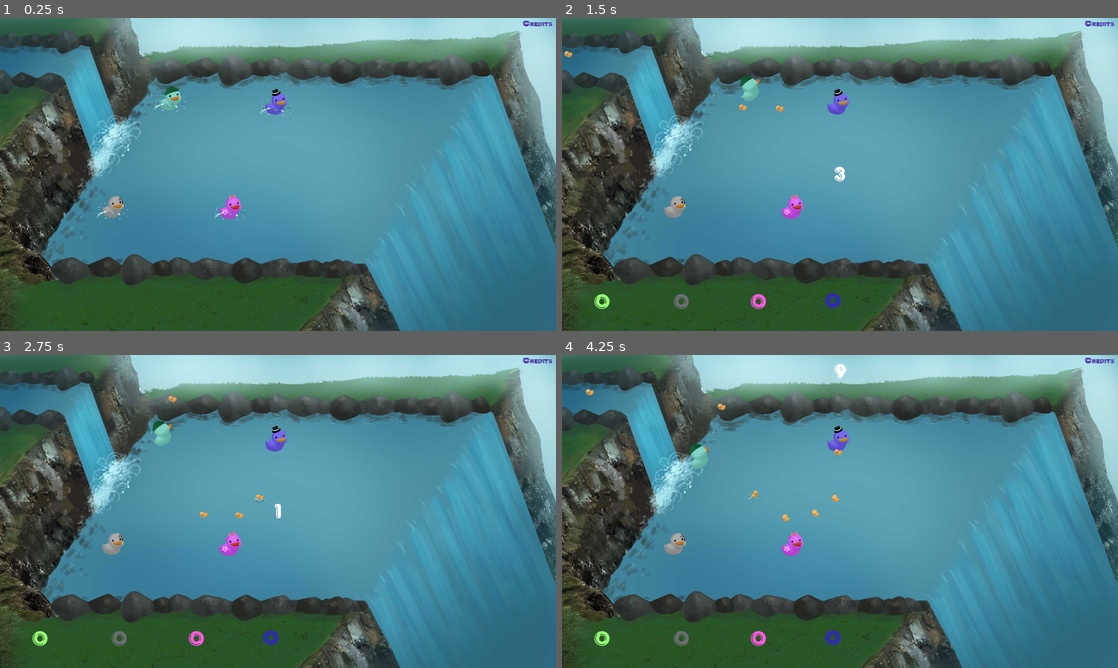
Above: before the commit, frames 1-4 (two rows, left to right).
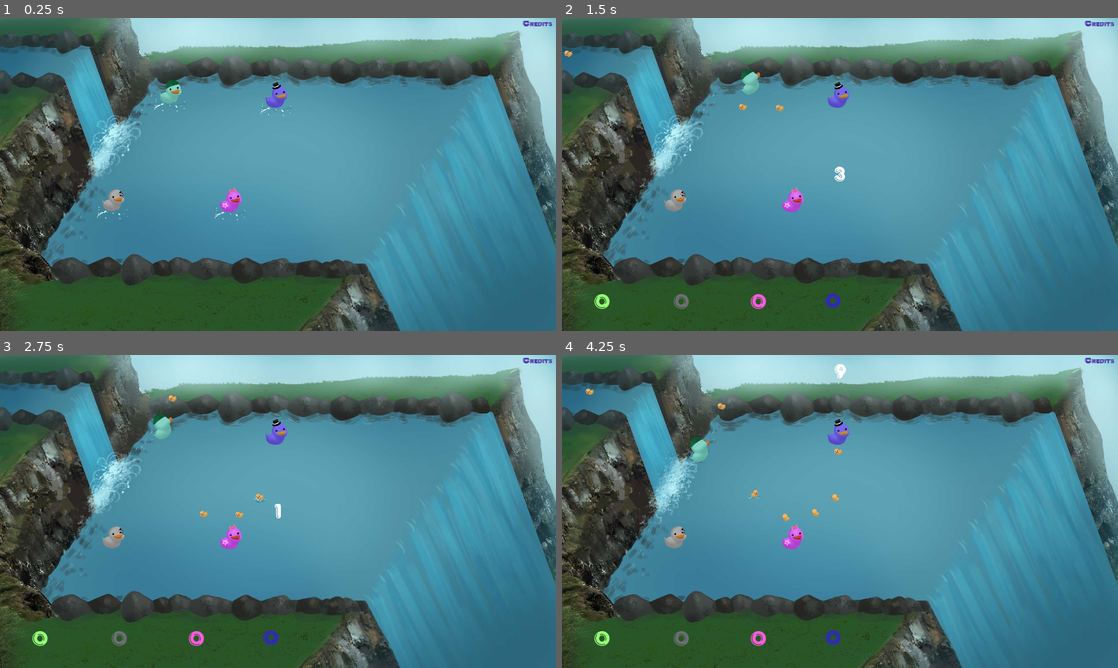
Above: after the commit, the same moments.

Repository: TeamAwesomeTOJam/ducks
Game: Godot game, scene res://Game.tscn
Two runs of this game, one before a commit and one after it. Both use one fixed random seed, a clock stepped at 60 frames per second and the inputs below.
Inputs:
- Up to frame 1 (0.25 s): no input
- Up to frame 2 (1.5 s): tap Enter (p0duck) at 0.5, 0.6, 1.35 s; hold Up (ui_up) 0.53-1.28 s
- Up to frame 3 (2.75 s): hold Up (ui_up) from 2.03 s (still down); tap Enter (p0duck) at 2.1 s
- Up to frame 4 (4.25 s): tap Enter (p0duck) at 2.85, 3.6 s; release Up (ui_up) at 3.53 s

The runs differ from the first frame. In frame 1, 0.9% of the frame differs, in the area x 18-52%, y 19-65%; in frame 2, 0.9%; in frame 3, 1.0%; in frame 4, 1.5%, in the area x 4-52%, y 10-65%.

Commit message:
fix collion shapes and z sorting

Diff:
--- a/Duck.gd
+++ b/Duck.gd
@@ -34,7 +34,7 @@
 func _process(delta):
     if state == STATE.Playing:
         playing(delta)
-        z_index = position.y
+        z_index = position.y + 7
     elif state == STATE.Spawning:
         spawning(delta)
     elif state == STATE.Scoring:
--- a/Duck.tscn
+++ b/Duck.tscn
@@ -19,9 +19,9 @@
 [sub_resource type="CircleShape2D" id=2]
 
 custom_solver_bias = 0.0
-radius = 10.0
+radius = 14.0
 
-[node name="Duck" type="RigidBody2D" index="0"]
+[node name="Duck" type="RigidBody2D"]
 
 input_pickable = false
 collision_layer = 1
@@ -47,6 +47,7 @@
 
 [node name="AnimatedSprite" type="AnimatedSprite" parent="." index="0"]
 
+position = Vector2( -0.19371, -2.71196 )
 frames = SubResource( 1 )
 animation = "bottom-right"
 frame = 3
--- a/FollowingDuck.gd
+++ b/FollowingDuck.gd
@@ -14,7 +14,7 @@
     var target_angle = -global_rotation
 
     $AnimatedSprite.rotate(target_angle - $AnimatedSprite.rotation)
-    z_index = to_global(position).y
+    z_index = to_global(position).y + 7
     if linear_velocity.x > 0 and abs(linear_velocity.x) > abs(linear_velocity.y):
         $AnimatedSprite.animation = "right"
     elif linear_velocity.x < 0 and abs(linear_velocity.x) > abs(linear_velocity.y):
--- a/FollowingDuck.tscn
+++ b/FollowingDuck.tscn
@@ -33,9 +33,9 @@
 [sub_resource type="CircleShape2D" id=2]
 
 custom_solver_bias = 0.0
-radius = 10.0
+radius = 14.0
 
-[node name="Duck" type="RigidBody2D" index="0"]
+[node name="Duck" type="RigidBody2D"]
 
 z_as_relative = false
 input_pickable = false
--- a/Game.tscn
+++ b/Game.tscn
@@ -58,7 +58,7 @@
 
 frames = SubResource( 1 )
 animation = "loop"
-frame = 3
+frame = 5
 playing = true
 offset = Vector2( 1280, 720 )
 _sections_unfolded = [ "Z Index" ]
@@ -125,7 +125,6 @@
 
 [node name="Borders" type="StaticBody2D" parent="." index="9"]
 
-editor/display_folded = true
 input_pickable = false
 collision_layer = 1
 collision_mask = 1
@@ -142,7 +141,7 @@
 
 [node name="CollisionShape2D2" type="CollisionShape2D" parent="Borders" index="1"]
 
-position = Vector2( 838.877, 1236.61 )
+position = Vector2( 838.877, 1277.51 )
 scale = Vector2( 0.658883, 1 )
 shape = SubResource( 3 )
 _sections_unfolded = [ "Transform" ]
@@ -160,51 +159,51 @@
 
 [node name="Rock" parent="Rocks" index="0" instance=ExtResource( 13 )]
 
-position = Vector2( 126.448, 1160.87 )
+position = Vector2( 126.448, 1185.86 )
 
 [node name="Rock2" parent="Rocks" index="1" instance=ExtResource( 13 )]
 
-position = Vector2( 313.064, 1206.3 )
+position = Vector2( 313.064, 1231.29 )
 
 [node name="Rock3" parent="Rocks" index="2" instance=ExtResource( 13 )]
 
-position = Vector2( 488.631, 1207.53 )
+position = Vector2( 488.631, 1232.52 )
 
 [node name="Rock4" parent="Rocks" index="3" instance=ExtResource( 13 )]
 
-position = Vector2( 616.316, 1195.25 )
+position = Vector2( 616.316, 1220.24 )
 
 [node name="Rock5" parent="Rocks" index="4" instance=ExtResource( 13 )]
 
-position = Vector2( 740.318, 1216.12 )
+position = Vector2( 740.318, 1241.11 )
 
 [node name="Rock6" parent="Rocks" index="5" instance=ExtResource( 13 )]
 
-position = Vector2( 821.348, 1206.3 )
+position = Vector2( 821.348, 1231.29 )
 
 [node name="Rock7" parent="Rocks" index="6" instance=ExtResource( 13 )]
 
-position = Vector2( 950.261, 1209.98 )
+position = Vector2( 950.261, 1234.97 )
 
 [node name="Rock8" parent="Rocks" index="7" instance=ExtResource( 13 )]
 
-position = Vector2( 1134.42, 1212.44 )
+position = Vector2( 1134.42, 1237.43 )
 
 [node name="Rock9" parent="Rocks" index="8" instance=ExtResource( 13 )]
 
-position = Vector2( 1011.65, 1223.49 )
+position = Vector2( 1011.65, 1248.48 )
 
 [node name="Rock10" parent="Rocks" index="9" instance=ExtResource( 13 )]
 
-position = Vector2( 1285.43, 1212.44 )
+position = Vector2( 1285.43, 1237.43 )
 
 [node name="Rock11" parent="Rocks" index="10" instance=ExtResource( 13 )]
 
-position = Vector2( 1433.99, 1214.9 )
+position = Vector2( 1433.99, 1239.89 )
 
 [node name="Rock12" parent="Rocks" index="11" instance=ExtResource( 13 )]
 
-position = Vector2( 1553.08, 1213.67 )
+position = Vector2( 1553.08, 1238.66 )
 
 [node name="Rock13" parent="Rocks" index="12" instance=ExtResource( 13 )]
 
--- a/Player.gd
+++ b/Player.gd
@@ -81,7 +81,7 @@
     elif state == STATE.PostGame:
         post_game(delta)
 
-    z_index = position.y
+    z_index = position.y + 30
 
 func _integrate_forces(f_state):
     if state == STATE.MoveToRespawn:
--- a/Player.tscn
+++ b/Player.tscn
@@ -113,7 +113,7 @@
 custom_solver_bias = 0.0
 radius = 34.2845
 
-[node name="Player" type="RigidBody2D"]
+[node name="Player" type="RigidBody2D" index="0"]
 
 input_pickable = false
 collision_layer = 1
@@ -146,6 +146,7 @@
 
 [node name="AnimatedSprite" type="AnimatedSprite" parent="." index="0"]
 
+position = Vector2( 1.58887, -30.5855 )
 frames = SubResource( 1 )
 animation = "p0_up"
 
